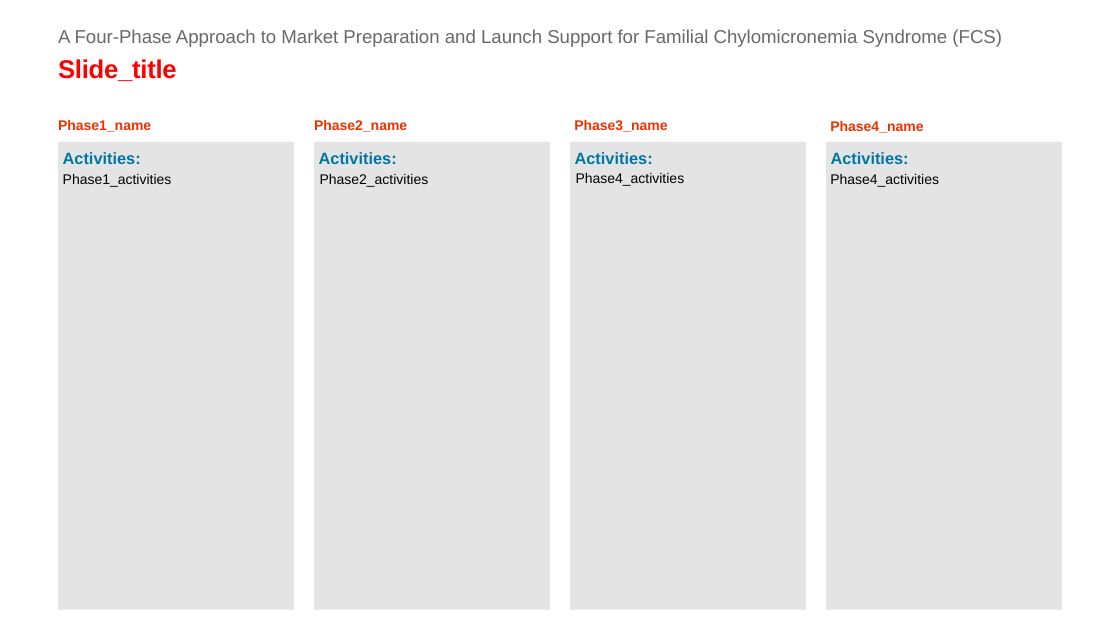
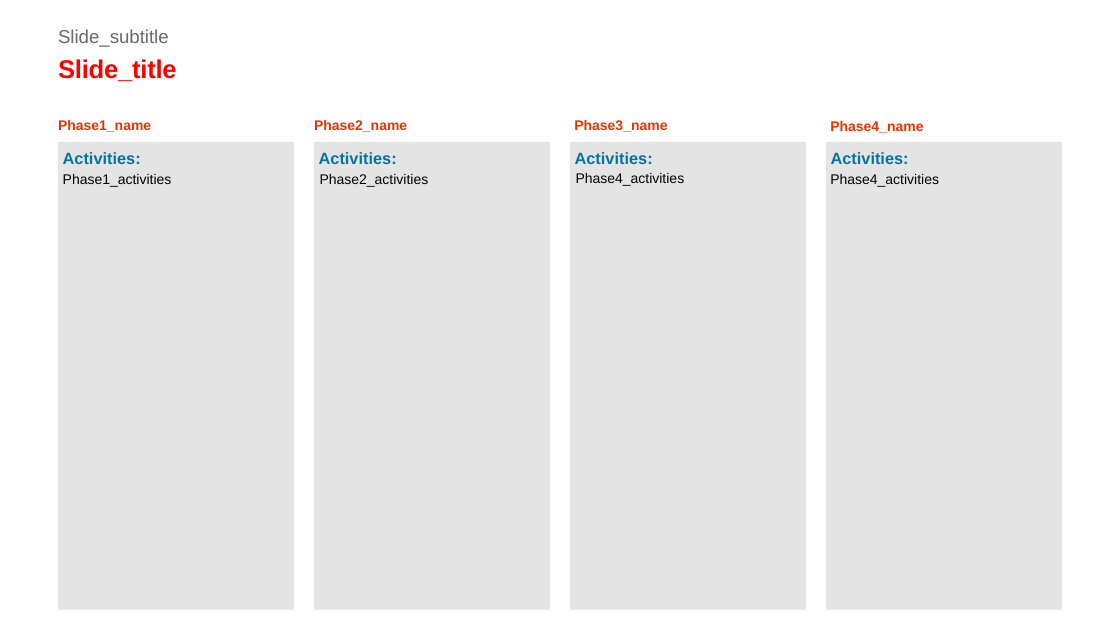
Before and after one commit to xpistos90210/templates, a slide deck: slide 1 of Activities_template.pptx. Drawn at 1120x630 pixels with LibreOffice and Linux fonts; fonts in the diff are those of the drawing. Boxes give left, top, right and bottom in pixels: in the first picture for what was removed or moved away, otherwise in the second. Text is boxed around its words. In the diff, an @@ line names an element or a change of style, - is before the commit and + after.

```diff
--- a/Activities_template.pptx
+++ b/Activities_template.pptx
@@ text at box(58, 29, 169, 47): text changed @@
-A Four-Phase Approach to Market Preparation and Launch Support for Familial Chylomicronemia Syndrome (FCS)
+Slide_subtitle
```
